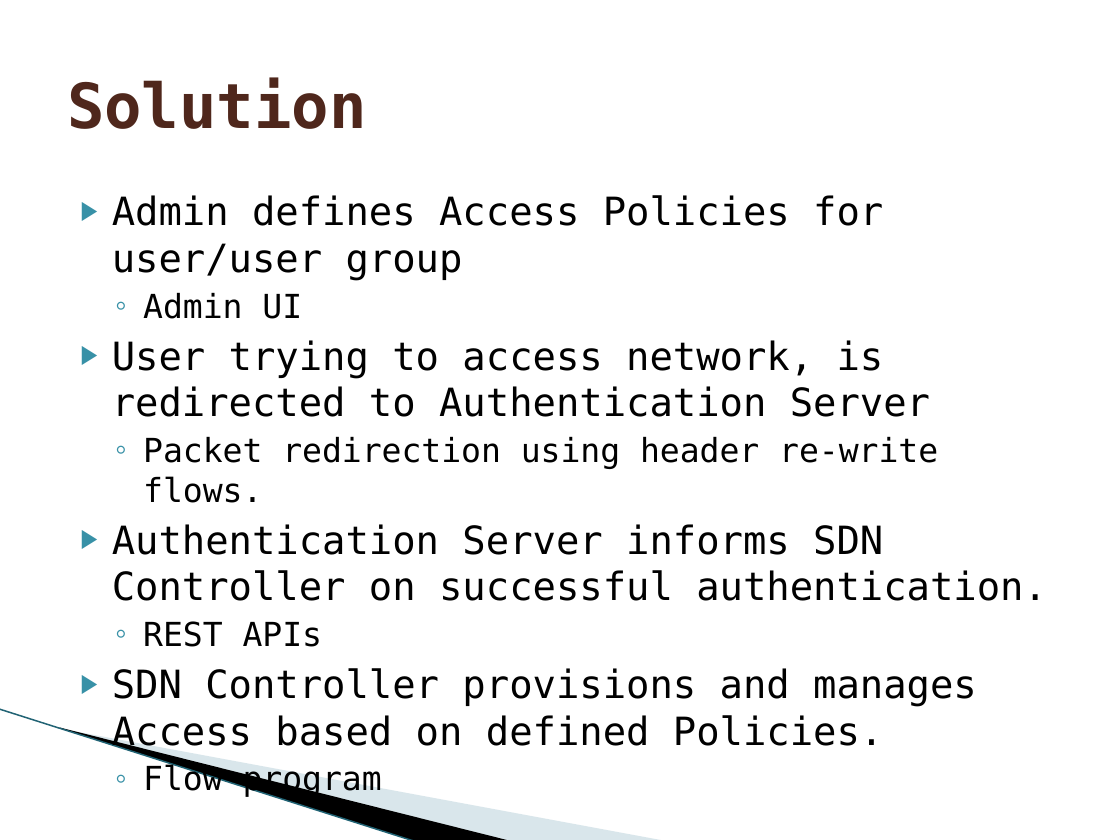
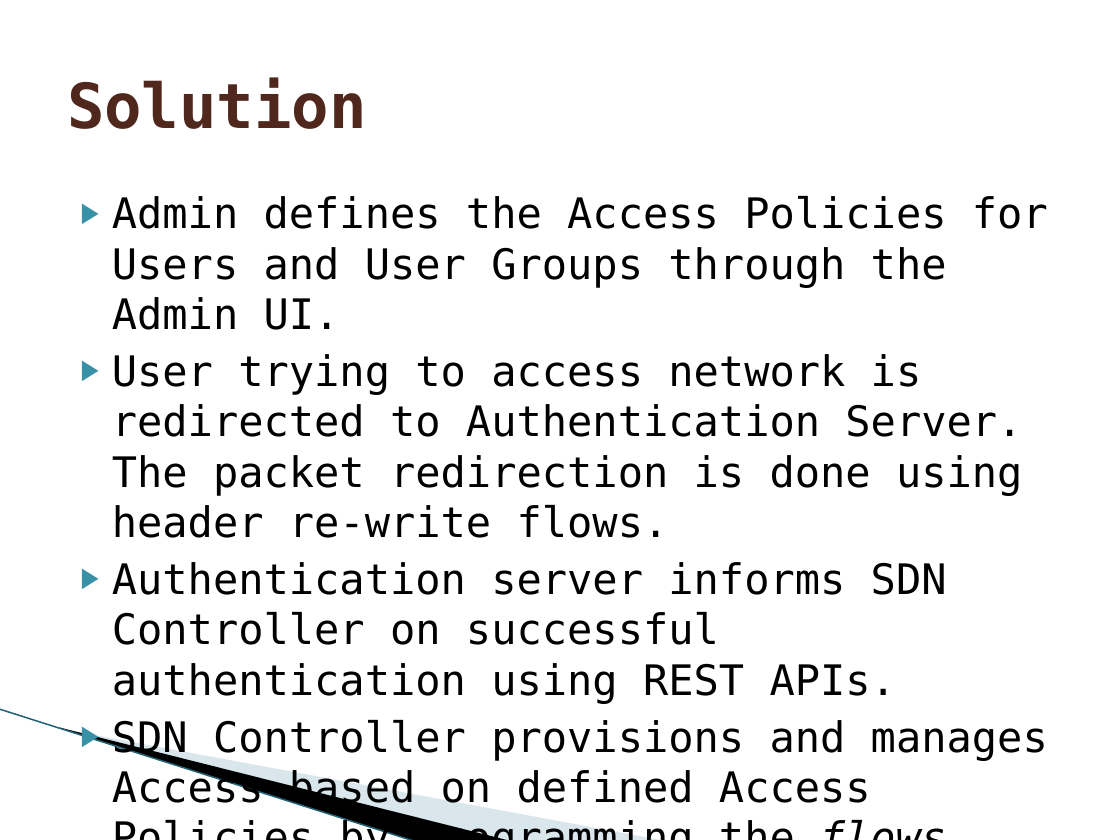
Before and after one commit to onfsdn/access_prov, a slide deck: slide 3 of Dynamic Access Provision.pptx. Drawn at 1120x840 pixels with LibreOffice and Linux fonts; fonts in the diff are those of the drawing; background and template pictures are left out. Boxes give left, top, right and bottom in pixels: in the first picture for what was removed or moved away, otherwise in the second. Text is boxed around its words. In the diff, an @@ line names an element or a change of style, - is before the commit and + after.

```diff
--- a/Dynamic Access Provision.pptx
+++ b/Dynamic Access Provision.pptx
@@ text at (x1=112, y1=196, x2=1048, y2=812): text changed; size 25 to 27 pt @@
-▶ Admin defines Access Policies for user/user group
-  ◦ Admin UI
-▶ User trying to access network, is redirected to Authentication Server
-  ◦ Packet redirection using header re-write flows.
-▶ Authentication Server informs SDN Controller on successful authentication.
-  ◦ REST APIs
-▶ SDN Controller provisions and manages Access based on defined Policies.
-  ◦ Flow program
+▶ Admin defines the Access Policies for Users and User Groups through the Admin UI.
+▶ User trying to access network is redirected to Authentication Server. The packet redirection is done using header re-write flows.
+▶ Authentication server informs SDN Controller on successful authentication using REST APIs.
+▶ SDN Controller provisions and manages Access based on defined Access Policies by programming the flows.
```
Also in this commit, not shown: 4 other slides changed, 1 slide added, 1 slide removed, 1 other file.
